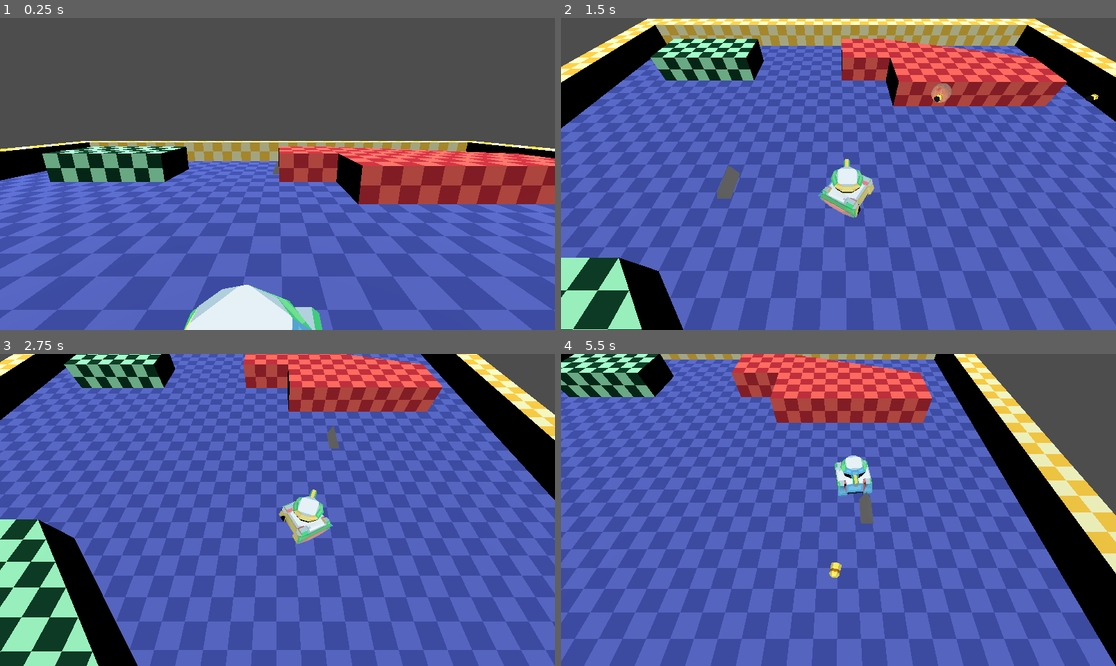
Above: before the commit, frames 1-4 (two rows, left to right).
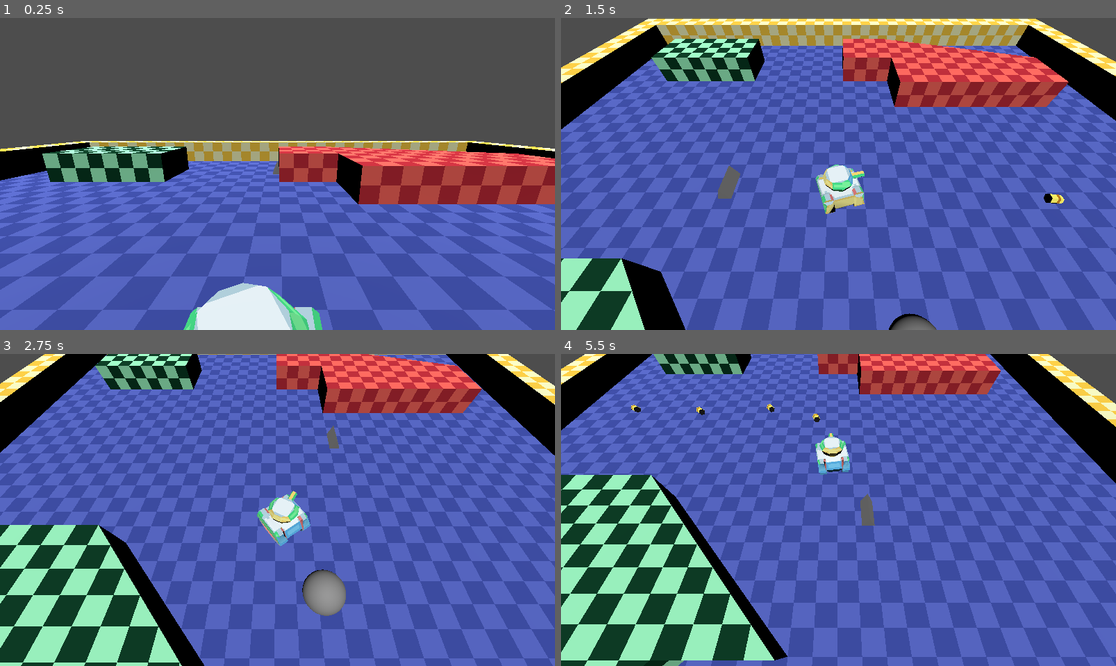
Above: after the commit, the same moments.

Repository: Skeleray/Tonks
Game: Godot game, scene res://MainTestScene.tscn
Same seed, same stepped clock (60 frames per second), same inputs: the game is played once before the commit and once after it.
Inputs (mouse positions are in pixels of both pictures, inside the frame that each line leads up to):
- Up to frame 1 (0.25 s): no input
- Up to frame 2 (1.5 s): tap Enter (reset) at 0.5 s; move the mouse to (960, 158) at 0.52 s; hold D (right) 0.53-1.28 s; hold Space (shoot) 0.53-1.28 s; click (960, 158) at 0.67 s; move the mouse to (727, 189) at 1.27 s; hold S (backward) from 1.28 s (still down); tap F at 1.35 s
- Up to frame 3 (2.75 s): move the mouse to (333, 441) at 2.02 s; release S (backward) at 2.03 s; hold D (right) from 2.03 s (still down); tap Q at 2.1 s
- Up to frame 4 (5.5 s): move the mouse to (810, 572) at 2.77 s; release D (right) at 2.78 s; hold W (forward) 2.78-3.53 s; tap Space (shoot) at 2.85 s; click (810, 572) at 2.92 s; move the mouse to (1005, 556) at 3.52 s; hold F 3.53-4.28 s; hold A (left) 3.53-5.03 s; move the mouse to (672, 463) at 4.27 s; tap Q at 4.35 s; move the mouse to (866, 510) at 5.02 s; hold S (backward) from 5.03 s (still down); hold Space (shoot) from 5.03 s (still down); click (866, 510) at 5.17 s

The runs differ from the first frame. In frame 1, 0.6% of the frame differs, in the area x 33-57%, y 84-100%; in frame 2, 13%; in frame 3, 74%; in frame 4, 77%, in the area x 0-100%, y 0-100%.

Commit message:
made the player use stats, and added powerUp

Diff:
--- a/Character/Player.tscn
+++ b/Character/Player.tscn
@@ -9,14 +9,25 @@
 [ext_resource type="PackedScene" uid="uid://brd3xrt4s6qyd" path="res://Bullets/BulletPoolTrigger.tscn" id="7_pd48w"]
 [ext_resource type="Script" path="res://Bullets/explosion_pool.gd" id="8_8y1ho"]
 [ext_resource type="PackedScene" uid="uid://cgw4y6wx703yg" path="res://Scenes/SmallExplosionScene.tscn" id="9_1pble"]
+[ext_resource type="Script" path="res://Scripts/Stats/Stats.gd" id="10_pldui"]
+[ext_resource type="Script" path="res://Scripts/Stats/baseStatResource.gd" id="11_cguq3"]
 
 [sub_resource type="CylinderShape3D" id="CylinderShape3D_ulg2b"]
 height = 0.5
 
 [sub_resource type="PrismMesh" id="PrismMesh_wveib"]
 
-[node name="Player" type="CharacterBody3D"]
+[sub_resource type="Resource" id="Resource_npfon"]
+script = ExtResource("11_cguq3")
+max_movement_speed = 3.0
+health = 1.0
+movement_rotate_speed = 4.0
+tank_head_rotate_speed = 2.0
+acceleration = 20.0
+
+[node name="Player" type="CharacterBody3D" node_paths=PackedStringArray("stat")]
 script = ExtResource("1_rg6gb")
+stat = NodePath("Stats")
 rotation_speed = 3.0
 
 [node name="CollisionShape3D" type="CollisionShape3D" parent="."]
@@ -37,9 +48,10 @@
 [node name="TonkBody" parent="Smoothing/Body" instance=ExtResource("2_nps53")]
 transform = Transform3D(-1, 0, 8.74228e-08, 0, 1, 0, -8.74228e-08, 0, -1, 0, -0.251165, 0)
 
-[node name="TankHead" parent="Smoothing" instance=ExtResource("2_4j75f")]
+[node name="TankHead" parent="Smoothing" node_paths=PackedStringArray("stats") instance=ExtResource("2_4j75f")]
 transform = Transform3D(0.719909, 0, 0, 0, 0.761143, 0, 0, 0, 0.846271, 0, 0.515566, 0)
 rotation_speed = 4.0
+stats = NodePath("../../Stats")
 
 [node name="PlayerMouse" type="Node3D" parent="." node_paths=PackedStringArray("tank_head", "mesh")]
 script = ExtResource("5_whse8")
@@ -59,3 +71,7 @@
 script = ExtResource("8_8y1ho")
 explosion = ExtResource("9_1pble")
 number_of_explosions = 50
+
+[node name="Stats" type="Node" parent="."]
+script = ExtResource("10_pldui")
+base_stats = SubResource("Resource_npfon")
--- a/Character/tank_head.gd
+++ b/Character/tank_head.gd
@@ -6,6 +6,7 @@
 @export var shootPoint : Node3D
 @export var rayCast :RayCast3D
 var target_global_position: Vector3
+@export var stats : Stats
 
 var testBool:=false
 # Called when the node enters the scene tree for the first time.
@@ -17,13 +18,14 @@
 # Called every frame. 'delta' is the elapsed time since the previous frame.
 func _process(delta: float) -> void:
 	if target_global_position != null :
+		var rotate_speed_test := stats._get_stat(str(StateTypes.Tank_Head_Rotate_Speed))
 		var current_tank_position := global_position
 		var target_delta :=  target_global_position - current_tank_position
 		var forward := global_basis.z
 
 		var forward_angle_radians := atan2(forward.x,forward.z)
 		var target_angle_radians := atan2(target_delta.x, target_delta.z)
-		var new_angle := rotate_toward(forward_angle_radians,target_angle_radians,rotation_speed * delta)
+		var new_angle := rotate_toward(forward_angle_radians,target_angle_radians,rotate_speed_test * delta)
 		global_rotation.y = new_angle
 
 
--- a/MainTestScene.tscn
+++ b/MainTestScene.tscn
@@ -7,6 +7,7 @@
 [ext_resource type="Script" path="res://addons/phantom_camera/scripts/resources/tween_resource.gd" id="4_f3eam"]
 [ext_resource type="PackedScene" uid="uid://cbtde7bkbonw2" path="res://Scenes/TrenchBroomMapTest.tscn" id="6_68y8n"]
 [ext_resource type="Script" path="res://Scripts/reloadScene.gd" id="7_3epjk"]
+[ext_resource type="PackedScene" uid="uid://dvq836c75krrj" path="res://PowerUp/PowerUp.tscn" id="8_ffo7c"]
 
 [sub_resource type="GDScript" id="GDScript_ltx8a"]
 script/source = "extends Camera3D
@@ -58,3 +59,8 @@
 
 [node name="GameLogic" type="Node" parent="."]
 script = ExtResource("7_3epjk")
+
+[node name="PowerUp" parent="." instance=ExtResource("8_ffo7c")]
+transform = Transform3D(1, 0, 0, 0, 1, 0, 0, 0, 1, 1.14464, -0.99898, 3.24183)
+speed_multiplier_addative_increase = 2.0
+power_up_duration = 10.0
--- /dev/null
+++ b/PowerUp/PowerUp.tscn
@@ -0,0 +1,20 @@
+[gd_scene load_steps=4 format=3 uid="uid://dvq836c75krrj"]
+
+[ext_resource type="Script" path="res://PowerUp/speed_power_up.gd" id="1_7aftg"]
+
+[sub_resource type="SphereMesh" id="SphereMesh_7cbtu"]
+
+[sub_resource type="SphereShape3D" id="SphereShape3D_nf6p0"]
+
+[node name="PowerUp" type="Node3D"]
+script = ExtResource("1_7aftg")
+
+[node name="MeshInstance3D" type="MeshInstance3D" parent="."]
+mesh = SubResource("SphereMesh_7cbtu")
+
+[node name="Area3D" type="Area3D" parent="MeshInstance3D"]
+
+[node name="CollisionShape3D" type="CollisionShape3D" parent="MeshInstance3D/Area3D"]
+shape = SubResource("SphereShape3D_nf6p0")
+
+[connection signal="body_entered" from="MeshInstance3D/Area3D" to="." method="_on_area_3d_body_entered"]
--- /dev/null
+++ b/PowerUp/SpeedPowerUp.tscn
@@ -0,0 +1,9 @@
+[gd_scene load_steps=2 format=3 uid="uid://ux1bv6862nj2"]
+
+[sub_resource type="GDScript" id="GDScript_32sf0"]
+script/source = "extends Node2D
+
+"
+
+[node name="SpeedPowerUp" type="Node2D"]
+script = SubResource("GDScript_32sf0")
--- /dev/null
+++ b/PowerUp/speed_power_up.gd
@@ -0,0 +1,18 @@
+extends Node3D
+
+@export var speed_multiplier_addative_increase:float
+
+@export var power_up_duration : float
+
+
+func _on_area_3d_body_entered(body: Node3D) -> void:
+	var body_children := body.get_children()
+	var stat: Stats
+	for body_child in body_children:
+		if  is_instance_of(body_child, Stats):
+			stat = body_child as Stats
+			break
+	if stat != null :
+		stat._add_timed_buff(str(StateTypes.Max_Movement_Speed), str (BuffTypes.Multiply),speed_multiplier_addative_increase,power_up_duration)
+		stat._add_timed_buff(str(StateTypes.Acceleration), str (BuffTypes.Multiply),speed_multiplier_addative_increase,power_up_duration)
+		self.queue_free()
--- a/Scripts/Stats/StateTypes.gd
+++ b/Scripts/Stats/StateTypes.gd
@@ -1,4 +1,4 @@
 extends Node
 
 class_name StateTypes
-enum  {Rotate_speed, Movement_speed, Health, Shoot_speed }
+enum  {Movement_Rotate_speed, Max_Movement_Speed, Health, Shoot_speed, Tank_Head_Rotate_Speed, Acceleration }
--- a/Scripts/Stats/Stats.gd
+++ b/Scripts/Stats/Stats.gd
@@ -1,7 +1,8 @@
 extends Node
 
+class_name  Stats
+
 @export var base_stats : BaseStatsResource
-
 
 
 var buff_list : Array[TemporaryBuff] = []
@@ -12,22 +13,28 @@
 
 
 func _ready() :
-	baseStats[str(StateTypes.Movement_speed)] = base_stats.movement_speed
-	addStats[str(StateTypes.Movement_speed)] = 0
-	multiplyStats[str(StateTypes.Movement_speed)] = 1
+	baseStats[str(StateTypes.Max_Movement_Speed)] = base_stats.max_movement_speed
+	addStats[str(StateTypes.Max_Movement_Speed)] = 0
+	multiplyStats[str(StateTypes.Max_Movement_Speed)] = 1
 
 	baseStats[str(StateTypes.Health)] = base_stats.health
 	addStats[str(StateTypes.Health)] = 0
 	multiplyStats[str(StateTypes.Health)] = 1
 
-	baseStats[str(StateTypes.Rotate_speed)] = base_stats.rotate_speed
-	addStats[str(StateTypes.Rotate_speed)] = 0
-	multiplyStats[str(StateTypes.Rotate_speed)] = 1
+	baseStats[str(StateTypes.Movement_Rotate_speed)] = base_stats.movement_rotate_speed
+	addStats[str(StateTypes.Movement_Rotate_speed)] = 0
+	multiplyStats[str(StateTypes.Movement_Rotate_speed)] = 1
 
 
-	baseStats[str(StateTypes.Shoot_speed)] = base_stats.Shoot_speed
-	addStats[str(StateTypes.Shoot_speed)] = 0
-	multiplyStats[str(StateTypes.Shoot_speed)] = 1
+	baseStats[str(StateTypes.Acceleration)] = base_stats.acceleration
+	addStats[str(StateTypes.Acceleration)] = 0
+	multiplyStats[str(StateTypes.Acceleration)] = 1
+
+
+	baseStats[str(StateTypes.Tank_Head_Rotate_Speed)] = base_stats.tank_head_rotate_speed
+	addStats[str(StateTypes.Tank_Head_Rotate_Speed)] = 0
+	multiplyStats[str(StateTypes.Tank_Head_Rotate_Speed)] = 1
+
 
 
 
@@ -47,32 +54,30 @@
 func _add_timed_buff(stat_name:String, buff_type:String, buff_value :float, duration:float):
 	if (buff_type == str(BuffTypes.Add)):
 		addStats[stat_name] = addStats[stat_name] + buff_value
-		var timer := Timer.new()
-		timer.wait_time = duration
-		timer.autostart = true
 		var temp_buff := TemporaryBuff.new()
 		temp_buff.buff_duration = duration
 		temp_buff.buff_type = str(BuffTypes.Add)
 		temp_buff.stat_name = stat_name
+		temp_buff.buff_value = buff_value
 		buff_list.append(temp_buff)
 
 	elif (buff_type == str(BuffTypes.Multiply)):
 		multiplyStats[stat_name] = multiplyStats[stat_name] + buff_value
-		multiplyStats[stat_name] = multiplyStats[stat_name] + buff_value
-		var timer := Timer.new()
-		timer.wait_time = duration
-		timer.autostart = true
 		var temp_buff := TemporaryBuff.new()
 		temp_buff.buff_duration = duration
 		temp_buff.buff_type =str(BuffTypes.Multiply)
 		temp_buff.stat_name = stat_name
+		temp_buff.buff_value = buff_value
 		buff_list.append(temp_buff)
 
-func _physics_process(delta: float) -> void:
+
+
+func  _process(delta: float) -> void:
 	var removeIndexes : Array[int] = []
 	var index = 0
 	for   buff in buff_list :
 		buff.buff_duration = buff.buff_duration - delta
+		log(buff.buff_duration)
 		if (buff.buff_duration < 0):
 			_add_buff(buff.stat_name, buff.buff_type,-buff.buff_value)
 			removeIndexes.append(index)
--- a/Scripts/Stats/baseStatResource.gd
+++ b/Scripts/Stats/baseStatResource.gd
@@ -3,8 +3,12 @@
 
 class_name BaseStatsResource
 
-@export var movement_speed:float
+@export var max_movement_speed:float
 
 @export var health : float
 
-@export var rotate_speed : float
+@export var movement_rotate_speed : float
+
+@export var tank_head_rotate_speed : float
+
+@export var acceleration : float
--- a/Scripts/playerMover.gd
+++ b/Scripts/playerMover.gd
@@ -4,29 +4,37 @@
 
 var body
 @export var dampening: float = 0.2
+@export var stat :Stats
+var rot = 0
+@export var max_movement_speed: float
+@export var rotation_speed_test:float
+@export var acceleration : float
 
-var rot = 0
 
 func  _ready() -> void:
 	body = get_node("Smoothing/Body")
 
+
 func control(delta):
 
+	rotation_speed_test = stat._get_stat(str(StateTypes.Movement_Rotate_speed))
+	max_movement_speed = stat._get_stat(str(StateTypes.Max_Movement_Speed))
+	acceleration = stat._get_stat(str(StateTypes.Acceleration))
 	var inputVector = getInput() # X sideways, Y forward and back
 
-	rot += rotation_speed * -inputVector.x * delta
+	rot += rotation_speed_test * -inputVector.x * delta
 	body.set_rotation(Vector3(0,rot,0))
 
 	velocity = velocity.move_toward(Vector3.ZERO,dampening)
 
 	if inputVector.y:
 		var forwardVelocity = velocity.rotated(Vector3.UP, rot).y
-		forwardVelocity += acceleration_speed * inputVector.y * delta
-		forwardVelocity = clampf(forwardVelocity, -maximum_speed, maximum_speed)
+		forwardVelocity += acceleration * inputVector.y * delta
+		forwardVelocity = clampf(forwardVelocity, -max_movement_speed, max_movement_speed)
 		velocity += Vector3(0,0,forwardVelocity).rotated(Vector3.UP, rot)
 
-	if velocity.length() > maximum_speed:
-		velocity = velocity.normalized() * maximum_speed
+	if velocity.length() > max_movement_speed:
+		velocity = velocity.normalized() * max_movement_speed
 
 
 func getInput():
Not shown: 1 places in Character/Player.tscn that only renumber resources
Not shown: 1 places in MainTestScene.tscn that only renumber resources
